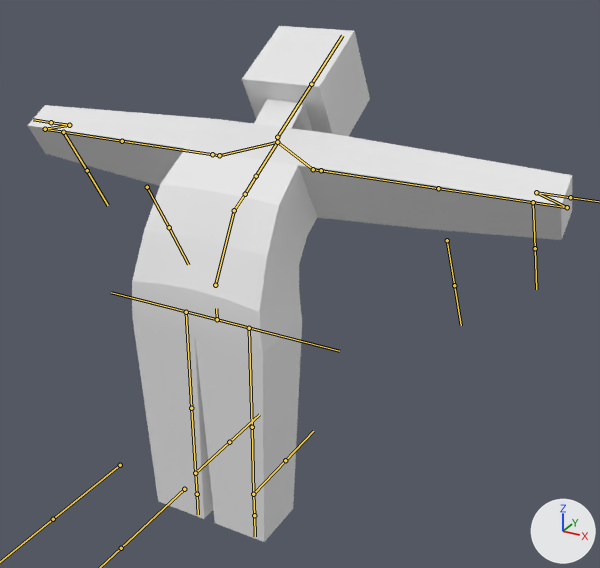
Before and after pictures for a commit that changed the FBX model GameProjectCollabPerhaps/Assets/Project/Resources/PlayerRelated/Player/pm3_movement.fbx.
The view is the same before and after, from a 50 mm camera at (1.99, -2.83, 2.74) aimed at (0.13, 0.55, 1.05). The lights are fixed; the arrows at lower right show +X, +Y and +Z. Both versions are drawn at frame 1 of the action 'Armature|ROTATION_BODY_90DEG'; the numbers are the values there. The bones that bend it are drawn over the model as lines.
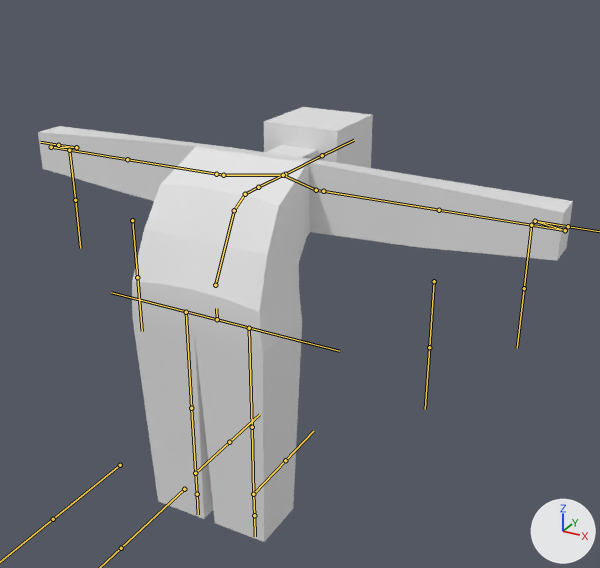
What differs and where, as boxes (x1, y1, x2, y2) in the pictures (600 x 568 px):
'Cube', posed (16% shorter): before (27, 26, 572, 542); after (38, 107, 573, 542)
bone 'UNDERCHEST_UPPER', root to tip: before (245, 194) to (256, 176); after (245, 194) to (258, 187)
bone 'NECK', root to tip: before (277, 142) to (277, 137); after (283, 175) to (285, 174)
bone 'HEAD', root to tip: before (277, 137) to (311, 84); after (285, 174) to (322, 155)

What the commit changed:
Bone 'UNDERCHEST_UPPER' (bone_underchest_upper) turns from (0, 0, 0) to (-30, 0, 0) degrees about its own x, y and z.
Bone 'NECK' (bone_neck) turns from (60, 0, 0) to (0, 0, 0) degrees about its own x, y and z.
Bone 'HEAD' (bone_head) turns from (-60, 0, 0) to (0, 0, 0) degrees about its own x, y and z.
